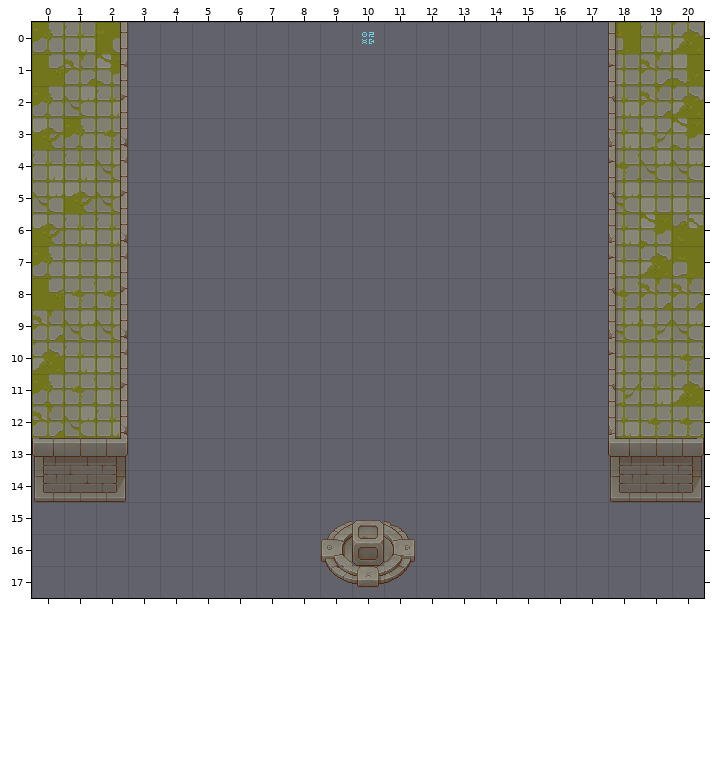
Two versions of a level (Tiled map, src/components/storylines/phaserGame/tiled/castleMap.tmx). This is how it looked before the edit.
Cells are 32x32 px. Shown: x 0..20, y 0..17.
Now the later version:
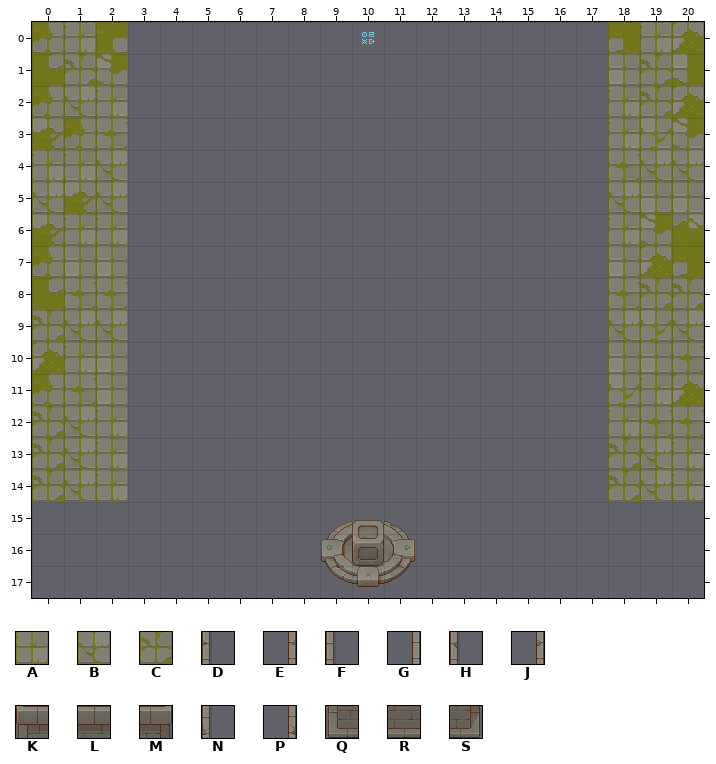
Key: from "tx-tileset-grass": A 33, B 48, C 49; from "tx-tileset-wall": D 25, E 26, F 33, G 35, H 41, J 42, K 49, L 50, M 51, N 57, P 58, Q 65, R 66, S 67.
_ is an empty cell, . an unchanged one.
Author's note on the commit: Update castleMap - Add tiles to layer-wall-top
Changes in this commit:
--- layer "layer-wall-top"
@@ x 0..20 @@
-13 ___...............___
-14 ___...............___
+13 CBA...............CBA
+14 CBA...............CBA
--- layer "layer-wall-side" (now hidden)
@@ x 0..20 @@
- 0 ..G...............F..
- 1 ..E...............D..
- 2 ..J...............H..
- 3 ..P...............N..
- 4 ..E...............D..
- 5 ..J...............H..
- 6 ..P...............N..
- 7 ..E...............D..
- 8 ..J...............H..
- 9 ..P...............N..
-10 ..E...............D..
-11 ..J...............H..
-12 ..P...............N..
-13 KLM...............KLM
-14 QRS...............QRS
+ 0 .._..............._..
+ 1 .._..............._..
+ 2 .._..............._..
+ 3 .._..............._..
+ 4 .._..............._..
+ 5 .._..............._..
+ 6 .._..............._..
+ 7 .._..............._..
+ 8 .._..............._..
+ 9 .._..............._..
+10 .._..............._..
+11 .._..............._..
+12 .._..............._..
+13 ___...............___
+14 ___...............___
Boxes around the changes in both pictures, in picture pixels (x1, y1, x2, y2):
changed: (32, 22, 128, 502)
changed: (608, 22, 704, 502)
